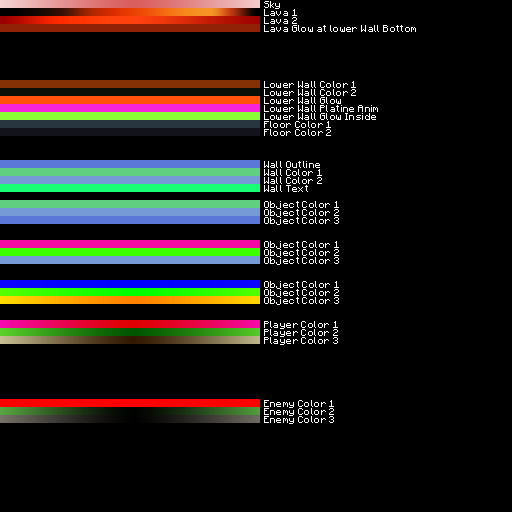
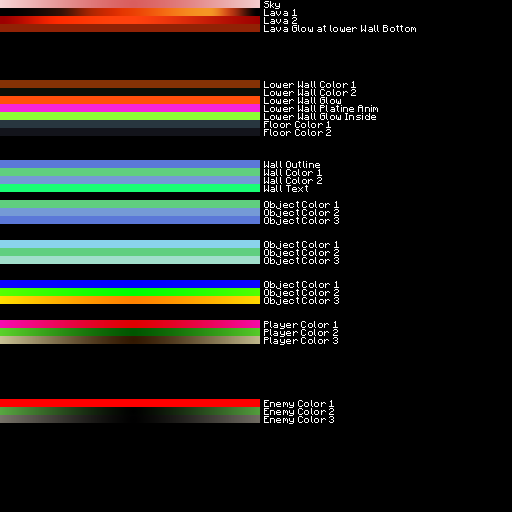
Comparing the layer stacks of the two 512x512 images. Changes:
painted on "Rectangle 1" (5th of 8, in "Object 2") over [left=0, top=240, right=260, bottom=248]
painted on "Rectangle 1 copy" (5th of 8, in "Object 2") over [left=0, top=248, right=260, bottom=256]
painted on "Rectangle 1 copy 2" (5th of 8, in "Object 2") over [left=0, top=256, right=260, bottom=264]
